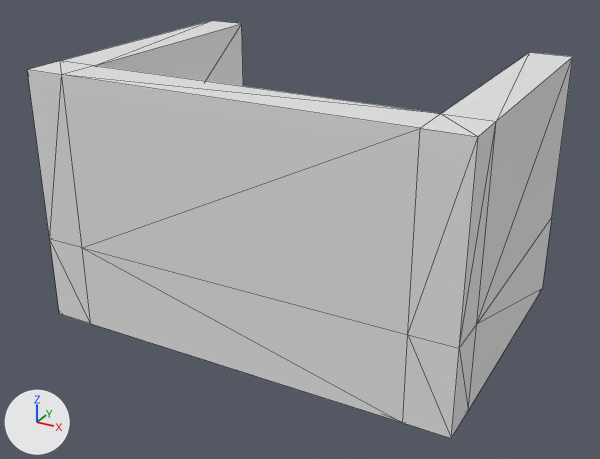
The glTF model assets/meshes/balcony-01.glb as it was, and as the next commit left it.
Camera for both pictures: a 50 mm lens placed at (8.72, -19.77, 10.04), pointed at (0.01, -3.93, 2.13). Every picture has the same lights, and +X, +Y and +Z are marked at lower left. Mesh edges are drawn as thin lines. Objects named as collision shapes, trigger or cutter boxes, shadow casters or lower levels of detail are left out. Where no turn or scale is listed for an object, it has been applied to the vertices. Vertices at the same position are counted once.

In view in the first picture: 'balcony-01'.
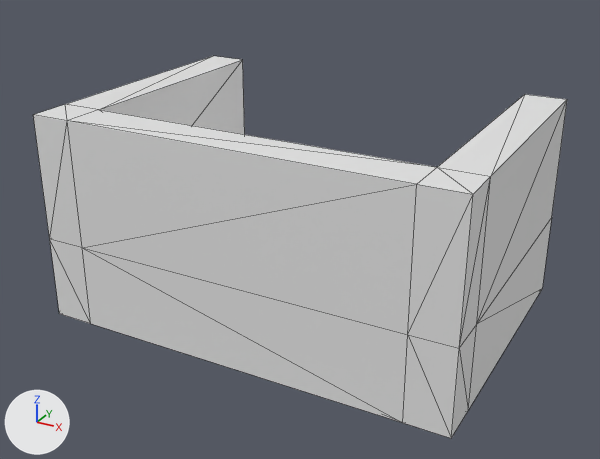
Boxes [x1, y1, x2, y2] around the edits, measured in the pictures (600 x 459 px; the box of a moved part takes in the faces that stretch with it):
```json
{"object": "balcony-01", "change": "reshaped", "before": [27, 21, 573, 438], "after": [33, 56, 567, 438], "on screen": "8% shorter"}
{"part": 1, "of": "me_cube_015", "change": "moved or reshaped", "before": [27, 21, 573, 333], "after": [33, 56, 567, 333]}
```

Scene script edits in JSON lines:
```json
{"block": "me_cube_015", "where": "me_cube_015.from_pydata(...)  # 36 vertices, 58 faces; spans x -5.0..5.0, y -7.0..0.0, z 0.0..6.0"}
{"block": "me_cube_015", "where": "# used by ob_balcony_01; location = (0.0, 0.0, 0.0)"}
{"block": "me_cube_015", "change": "me_cube_015 part 1: all 12 vertices in x -5.0..5.0, y -7.0..0.0, z 6.0 are moved by (0.0, 0.0, -1.0)"}
```
